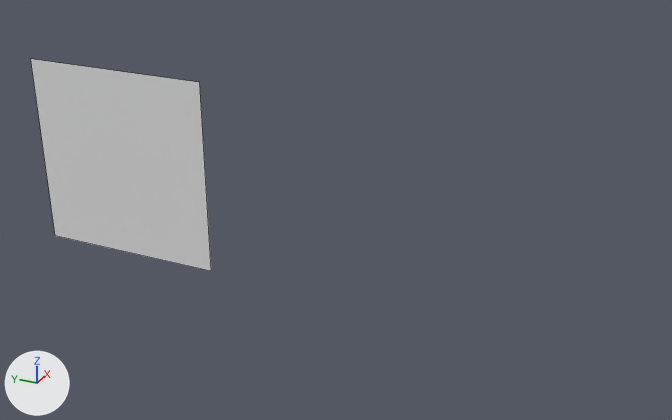
The Blender file Assets/Game/Buildings/Models/Building.blend as it was, and as the next commit left it.
Camera for both pictures: a camera (50 mm lens) standing at (-3.58, -2.81, 2.27) and looking at (0.02, -1.19, 0.47). Lighting does not change. The marker at lower left points along +X, +Y and +Z. Mesh edges are drawn as thin lines.

In view in the first picture: 'Wall'.
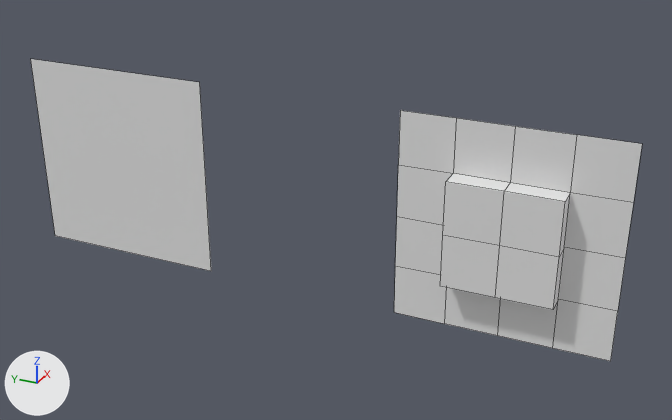
The newer file is also turned or shifted as a whole; pictures and numbers use the older file's frame.

Changed parts and their boxes [x1, y1, x2, y2] in the pictures (672 x 420 px):
'Wall_LOD0', added: after [394, 110, 642, 361]

The edits, one by one:
Mesh me_plane_002_1 is new.
It has 33 vertices, 24 faces and spans x -0.1..0.0, y 0.0..1.0, z -0.5..0.5.
Object 'Wall_LOD0' (ob_wall_lod0) is new; it shows me_plane_002_1.
Its location is (0.0, -2.0, 0.0).
Its rotation in degrees is (90, 0, 0).
